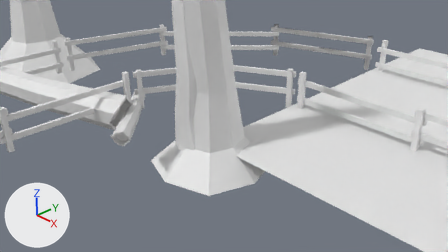
An edit to the Blender file Assets [External]/path tiles.blend, drawn before and after from the same camera.
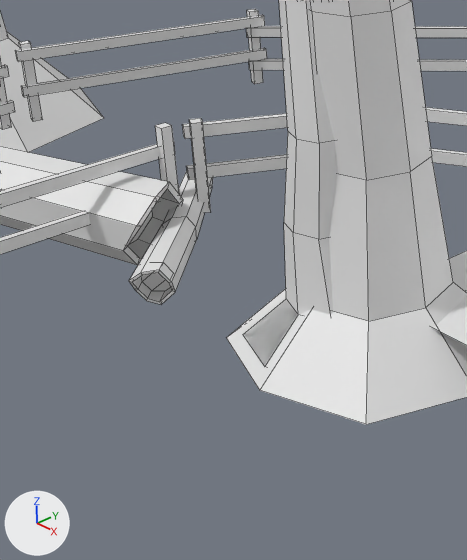
Old and new are each drawn from the file's camera 'Camera' and again close up on the part from 13% to 56% of the width and 8% to 100% of the height. Lighting does not change. The marker at lower left points along +X, +Y and +Z. The close-ups show mesh edges as thin lines.
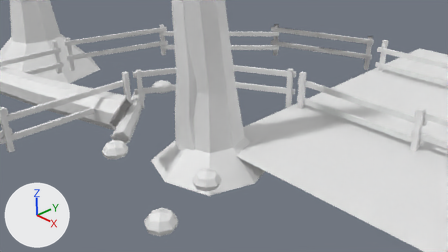
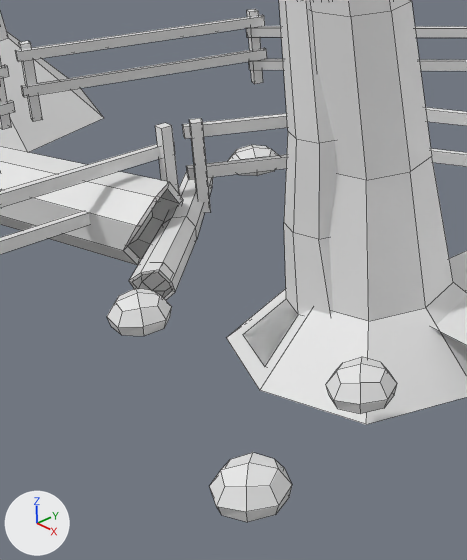
Location of each change, (x1, y1, x2, y2) in pixels of the close-ups (467 x 560 px):
'Rocks 2', added: after (107, 288, 397, 414)
'Rocks 1', added: after (210, 145, 292, 522)

The edits, one by one:
Mesh me_cube_011 is new.
It has 75 vertices, 60 faces and spans x -3.72..1.99, y -2.93..1.54, z -0.03..0.52.
Mesh me_cube_012 is new.
It has 100 vertices, 80 faces and spans x -1.39..1.54, y -2.09..0.54, z -0.04..0.54.
Object 'Rocks 1' (ob_rocks_1) is new; it shows me_cube_011.
Its location is (0.0, 0.0, 0.0).
Object 'Rocks 2' (ob_rocks_2) is new; it shows me_cube_012.
Its location is (0.0, 0.0, 0.0).
